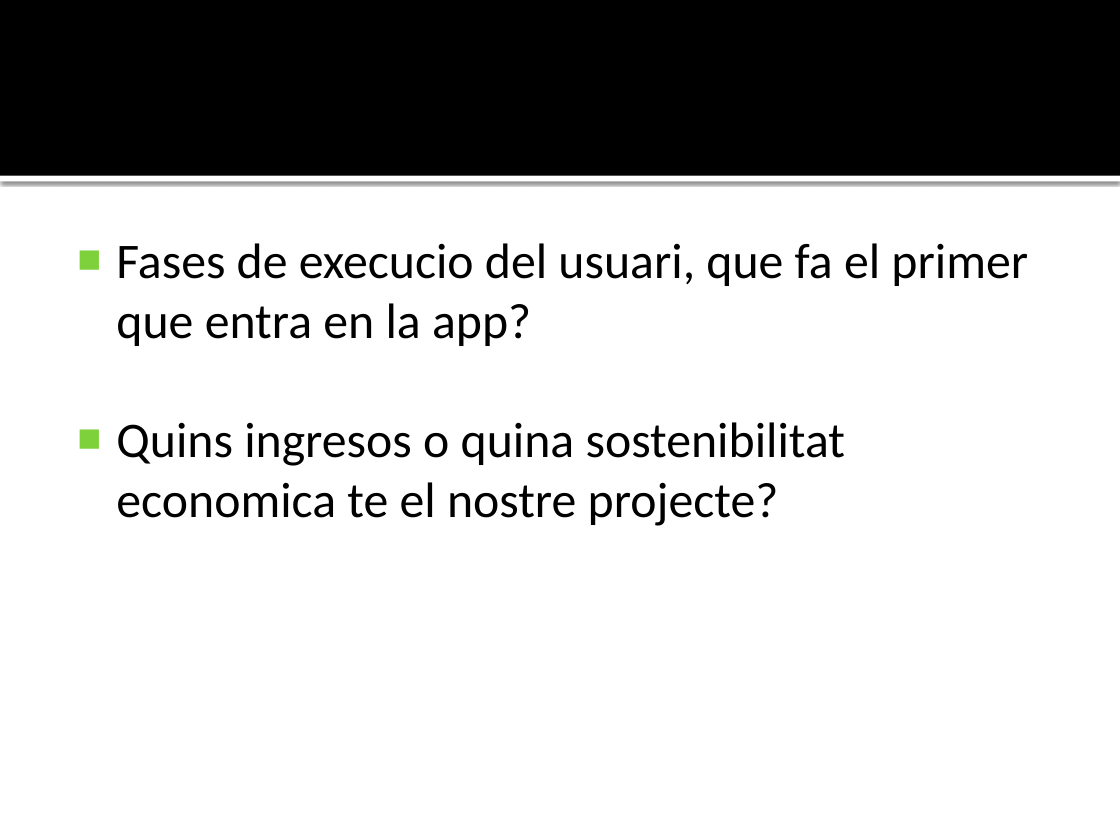
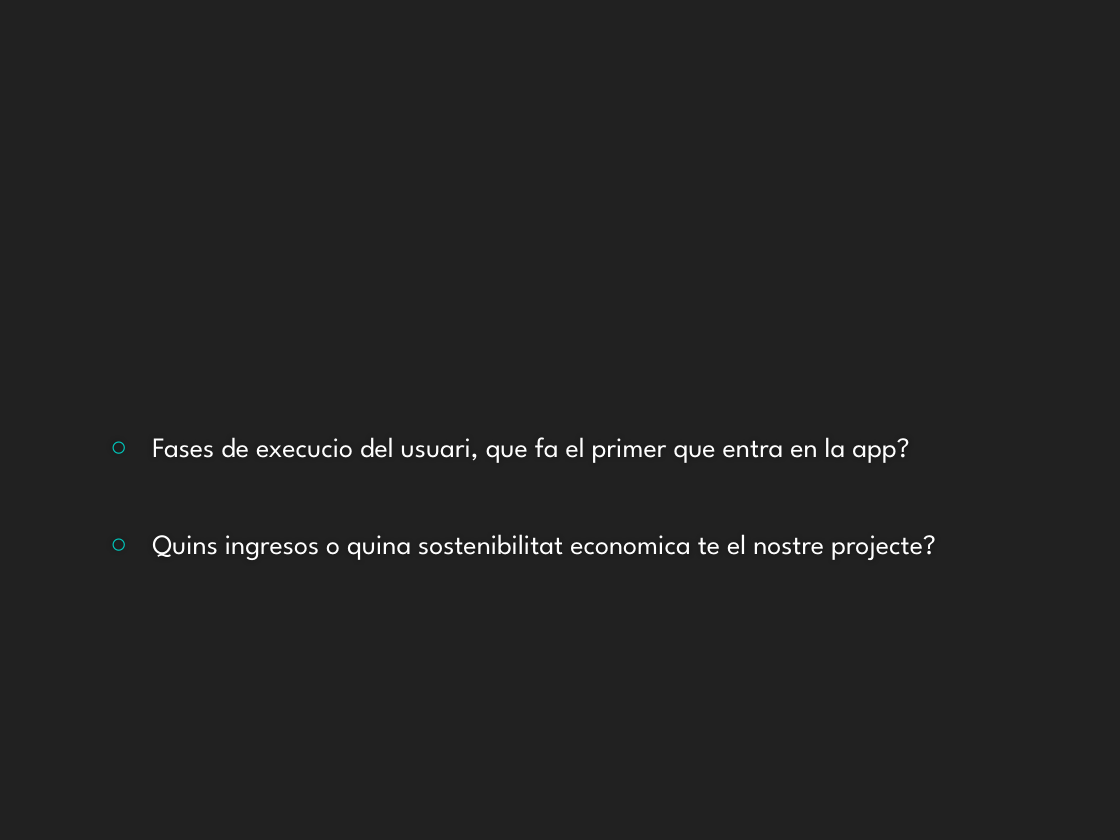
Before and after one commit to somhackathon19/somhackathon19-hackcritic, a slide deck: slide 6 of Netejat.pptx. Drawn at 1120x840 pixels with LibreOffice and Linux fonts; fonts in the diff are those of the drawing; background and template pictures are left out. Boxes give left, top, right and bottom in pixels: in the first picture for what was removed or moved away, otherwise in the second. Text is boxed around its words. In the diff, an @@ line names an element or a change of style, - is before the commit and + after.

```diff
--- a/Netejat.pptx
+++ b/Netejat.pptx
@@ background #FFFFFF to #212121 @@
@@ rectangle removed at bbox=[0, 0, 1120, 176] @@
@@ rectangle removed at bbox=[0, 176, 1120, 181] @@
@@ text "Fases de execucio del usuari, ...": place and size @@
-text "Fases de execucio del usuari, ..." at bbox=[116, 243, 1028, 526]
+text "Fases de execucio del usuari, ..." at bbox=[152, 437, 936, 560]
@@ text "Fases de execucio del usuari, ..." at bbox=[152, 437, 936, 560]: size 32 to 18 pt, font Calibri to League Spartan, text colour #000000 to #FFFFFF; bullet ■ to ○; more space between paragraphs; bullet colour #7FD13B to #00C6BB; vertical alignment top to middle @@
```
Also in this commit, not shown: 4 other slides changed, 1 slide added, 1 slide removed.
